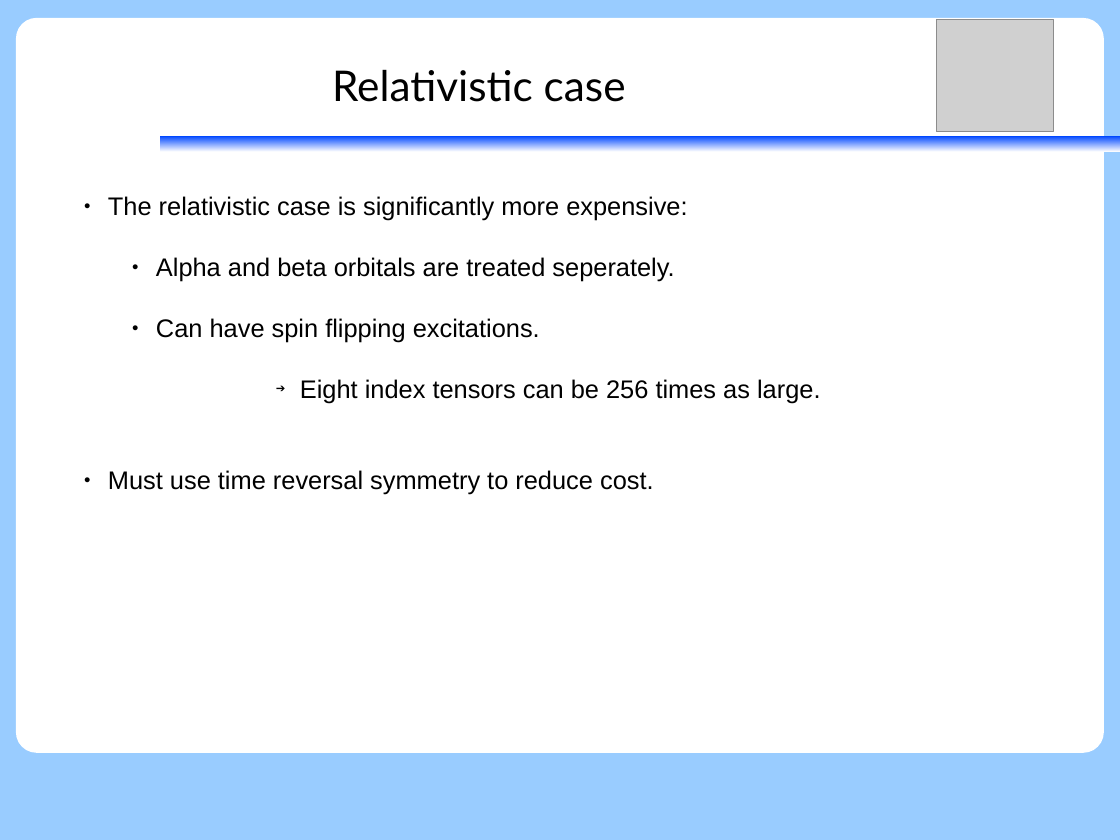
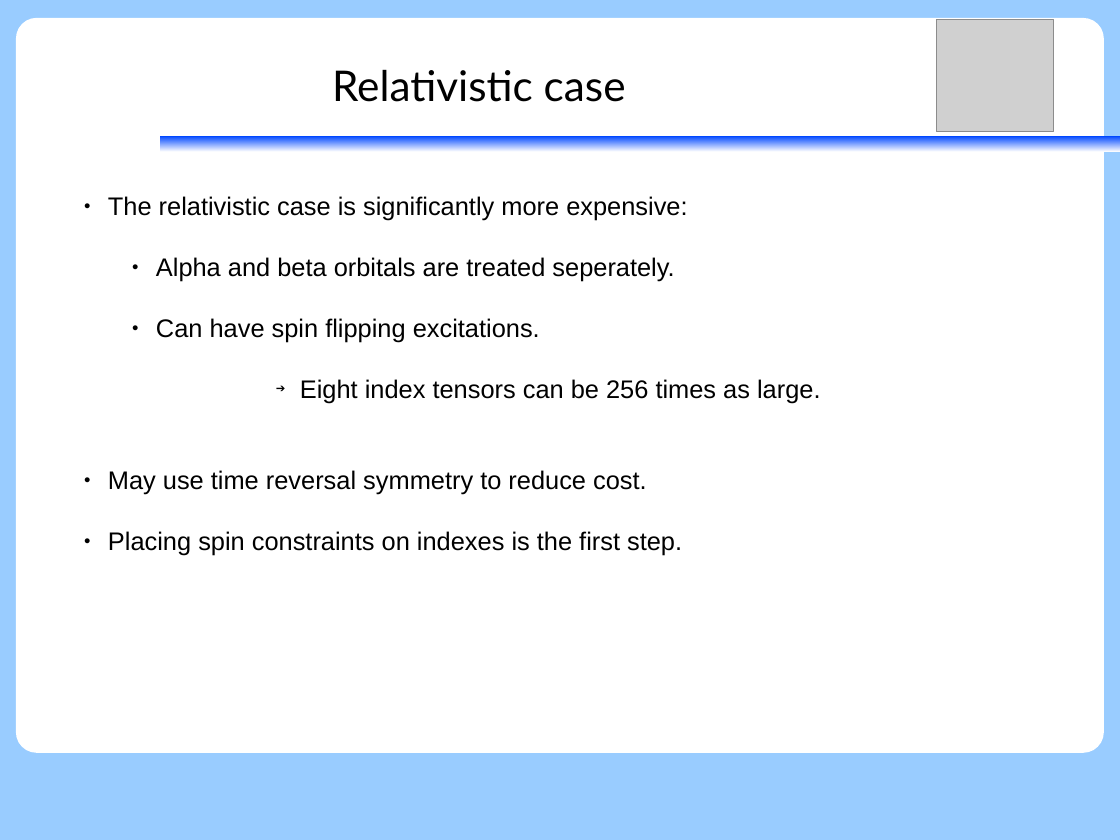
Before and after one commit to peterjohncherry/Presentations-etc, a slide deck: slide 7 of SGROUP02082017/02082017_peter_relxms-wick.odp. Drawn at 1120x840 pixels with LibreOffice and Linux fonts; fonts in the diff are those of the drawing; grey boxes stand for pictures. Boxes give left, top, right and bottom in pixels: in the first picture for what was removed or moved away, otherwise in the second. Text is boxed around its words. In the diff, an @@ line names an element or a change of style, - is before the commit and + after.

```diff
--- a/SGROUP02082017/02082017_peter_relxms-wick.odp
+++ b/SGROUP02082017/02082017_peter_relxms-wick.odp
@@ text at (108,470,682,556): text changed @@
-● Must use time reversal symmetry to reduce cost.
+● May use time reversal symmetry to reduce cost.
+● Placing spin constraints on indexes is the first step.
```
Also in this commit, not shown: 14 other slides changed, 2 slides added, 2 slides removed, 1 other file.
